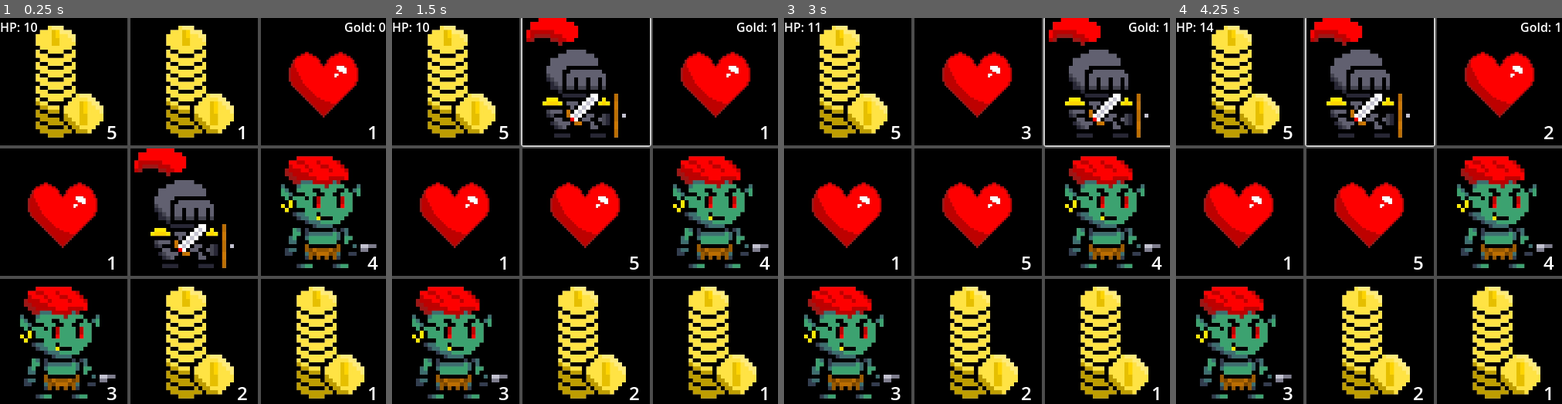
Above: before the commit, frames 1-4 (left to right).
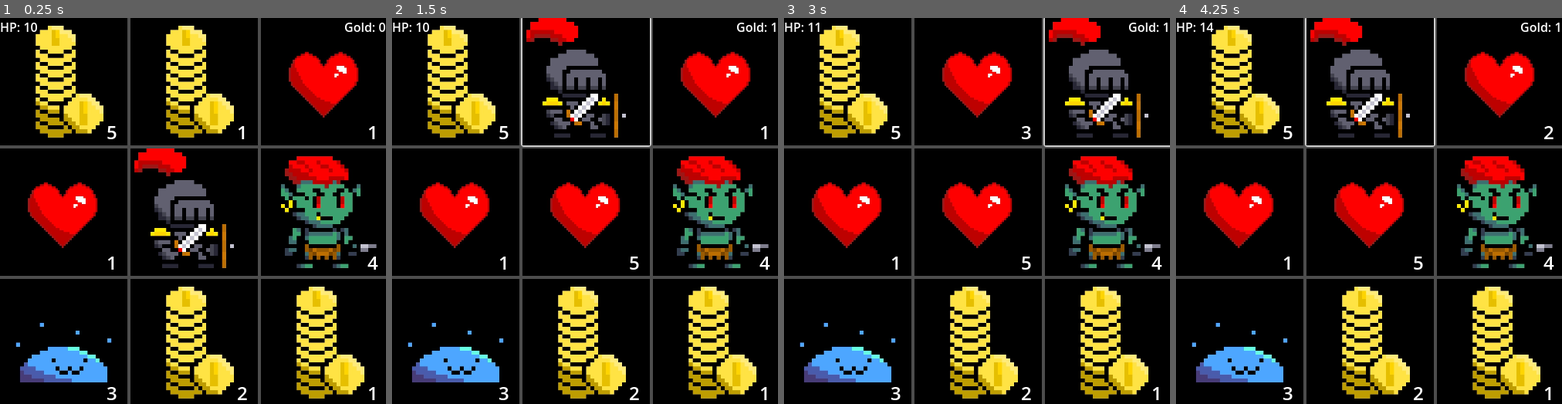
Above: after the commit, the same moments.

Repository: JusTS-CD/nine-cards-game
Game: Godot game, scene res://scenes/Game.tscn
Same seed, same stepped clock (60 frames per second), same inputs: the game is played once before the commit and once after it. The project has no main scene, so this scene is started directly.
Inputs (mouse positions are in pixels of both pictures, inside the frame that each line leads up to):
- Up to frame 1 (0.25 s): no input
- Up to frame 2 (1.5 s): click "5" at 0.5 s; click "1" at 1.25 s
- Up to frame 3 (3 s): click (977, 79) at 2.02 s; click "1" at 2.75 s
- Up to frame 4 (4.25 s): click "3" at 3.5 s

The runs differ from the first frame. In frame 1, 4.3% of the frame differs, in the area x 4-30%, y 69-99%; in frame 2, 4.3%; in frame 3, 4.3%; in frame 4, 4.3%.

Commit message:
feat: new ui for cards plus import random cards

Diff:
--- a/scenes/Cell.gd
+++ b/scenes/Cell.gd
@@ -16,7 +16,10 @@
 @onready var label = $Label
 
 var player_texture = preload("res://assets/cards/player.jpg")
-var enemy_texture = preload("res://assets/cards/enemy.jpg")
+var enemy_textures = [
+	preload("res://assets/cards/enemy.jpg"),
+	preload("res://assets/cards/enemy2.jpg")
+]
 var heal_texture = preload("res://assets/cards/heal.jpg")
 var gold_texture = preload("res://assets/cards/gold.jpg")
 
@@ -41,7 +44,7 @@
 			label.text = ""
 
 		CellType.ENEMY:
-			card_texture.texture = enemy_texture
+			card_texture.texture = enemy_textures.pick_random()
 			label.text = str(value)
 
 		CellType.HEAL:
Binary file added: assets/cards/enemy2.jpg
Not shown, added: assets/cards/enemy2.jpg.import
